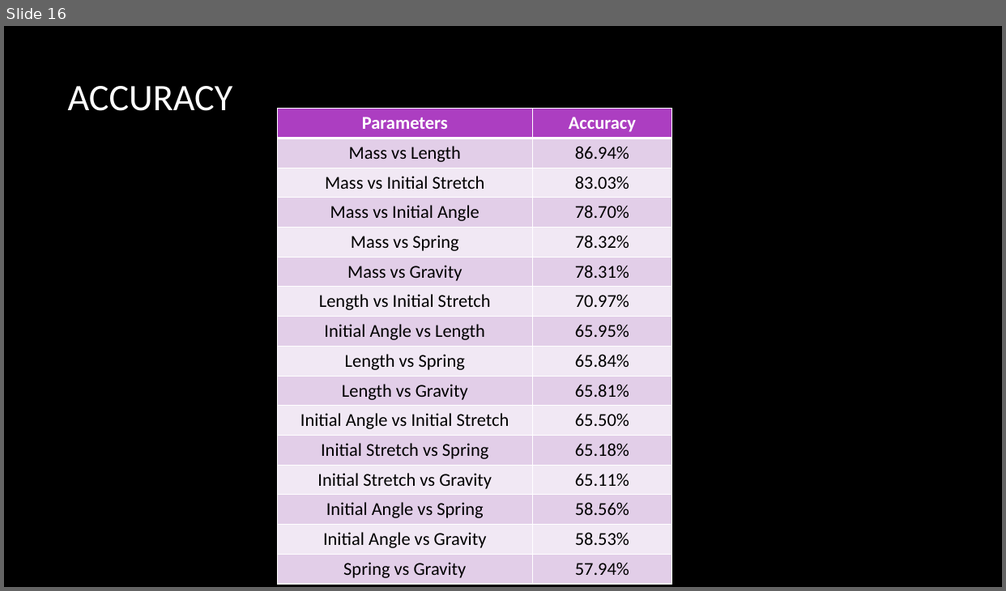
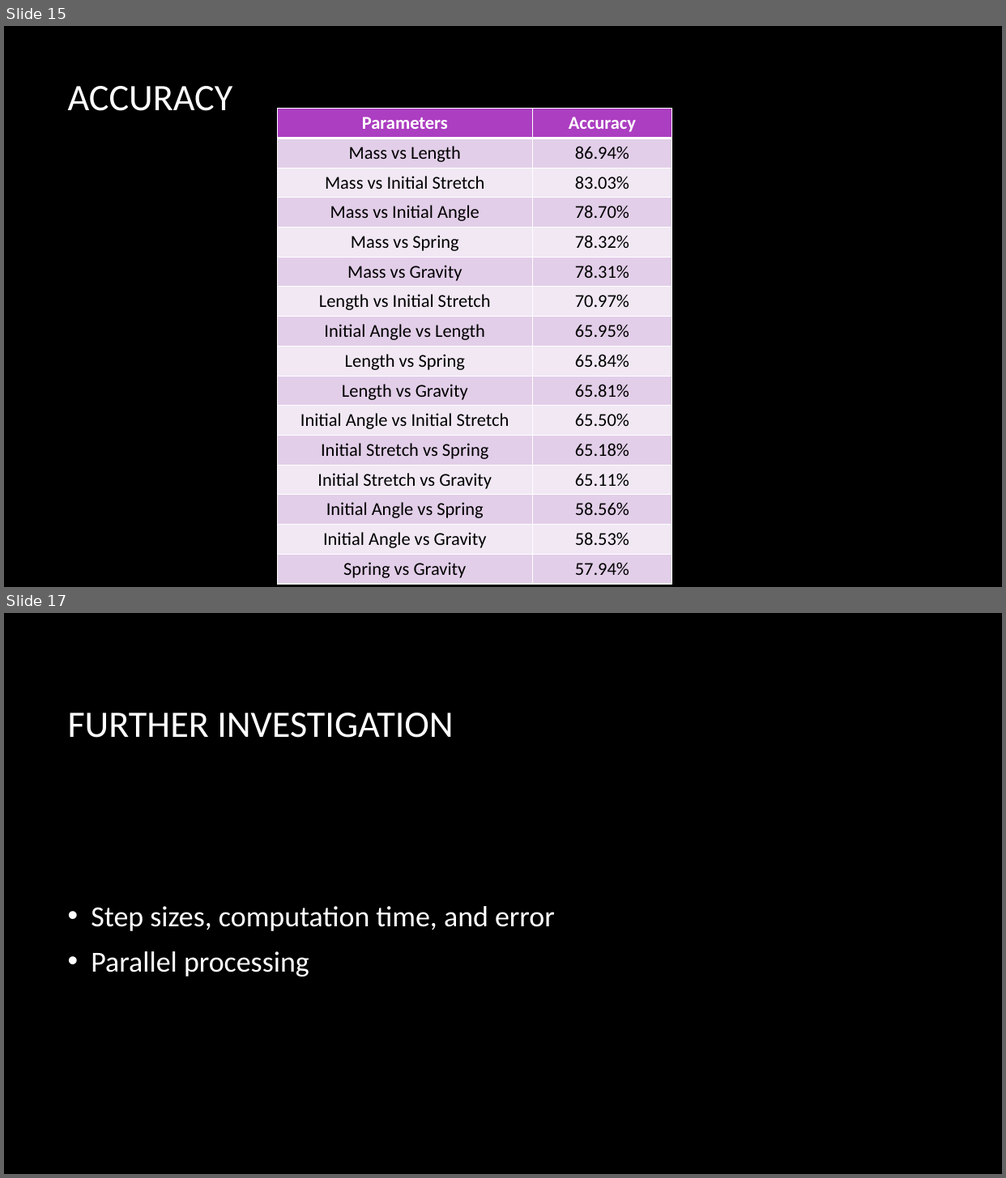
Before and after one commit to Smiley248/nasaspring, a slide deck: Presentations/NASA/NASA presentation.pptx. Shown one above the other, each under a label of ours: slide 16 before the commit, slides 15 and 17 after it; the slides between them are not shown. The pictures are 1006x591 and 1006x1178 pixels, drawn with LibreOffice and Linux fonts; fonts in the diff are those of the drawing; background and template pictures are left out. Boxes give left, top, right and bottom in pixels: in the first picture for what was removed or moved away, otherwise in the second. Text is boxed around its words. In the diff, an @@ line names an element or a change of style, - is before the commit and + after.

```diff
--- a/Presentations/NASA/NASA presentation.pptx
+++ b/Presentations/NASA/NASA presentation.pptx
@@ slide 17 added at (x1=4, y1=613, x2=1002, y2=1174), background picture (left out) @@
@@ title added at (x1=68, y1=713, x2=453, y2=738), 36 pt, text #FFFFFF @@
+FURTHER INVESTIGATION
@@ text added at (x1=91, y1=906, x2=555, y2=977), 28 pt, text #FFFFFF @@
+• Step sizes, computation time, and error
+• Parallel processing
@@ what was slide 16 is now slide 15 @@
```
Also in this commit, not shown: 7 slides changed, 3 other slides added, 2 slides removed.
